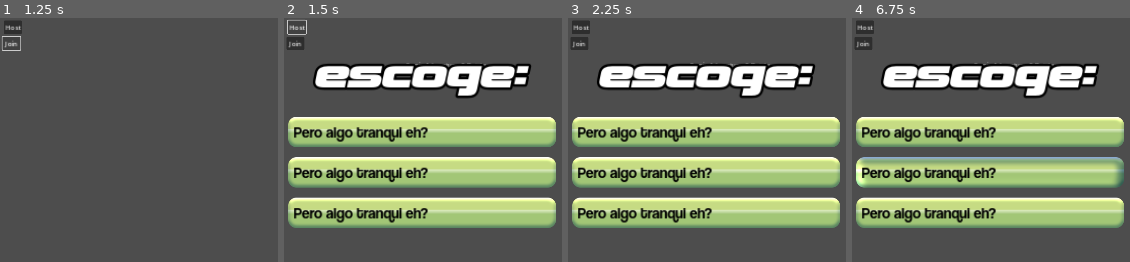
Above: before the commit, frames 1-4 (left to right).
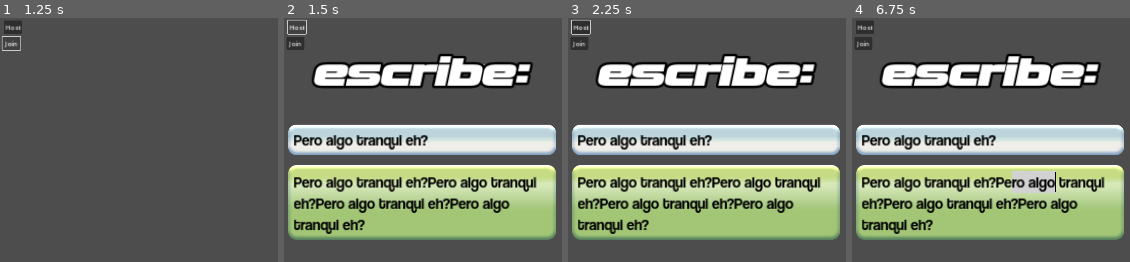
Above: after the commit, the same moments.

Repository: RNGSSB/bubble-tinder
Game: Godot game, scene res://multiplayer_test.tscn
Same seed, same stepped clock (60 frames per second), same inputs: the game is played once before the commit and once after it. This scene is started directly instead of the project's main scene.
Inputs (mouse positions are in pixels of both pictures, inside the frame that each line leads up to):
- Up to frame 1 (1.25 s): click "Join" at 0.5 s
- Up to frame 2 (1.5 s): click "Host" at 1.25 s
- Up to frame 3 (2.25 s): click (707, 132) at 2.02 s
- Up to frame 4 (6.75 s): move the mouse to (outside the picture) at 2.77 s; hold Right (ui_right) 2.78-3.5 s; hold F 2.78-3.5 s; click (outside the picture) at 2.92 s; drag from (outside the picture) to (outside the picture) at 3.52 s; move the mouse to (outside the picture) at 4.27 s; hold Right (ui_right) 4.28-5 s; hold F 4.28-5 s; drag from (outside the picture) to (1013, 176) at 5.02 s; move the mouse to (outside the picture) at 5.77 s; hold Left (ui_left) 5.78-6.5 s; hold F 5.78-6.5 s; drag from (1013, 176) to (outside the picture) at 6.52 s

Frame 1 is identical in both runs. In frame 2, 49% of the frame differs, in the area x 1-98%, y 14-91%; in frame 3, 49%; in frame 4, 49%.
Error before the commit: Invalid access to property or key 'prompts' on a base object of type 'Nil'. (res://marioteachestyping.gd:146)

Commit message:
yipieeee

Diff:
--- a/bubble-tinder/marioteachestyping.gd
+++ b/bubble-tinder/marioteachestyping.gd
@@ -20,6 +20,7 @@
 
 # Called when the node enters the scene tree for the first time.
 func _ready():
+	set_process_input(true)
 	ScoreManager.on_player_score.connect(on_score_updated)
 	CharacterManager.on_prompt_generated.connect(changeCurrentPrompt)
 	#if name == str(1):
@@ -42,6 +43,7 @@
 func _process(delta):
 	if ScoreManager.currentRound == 7:
 		if isJaja == false:
+			# Enter haha mode
 			playerText.focus_mode = 2
 			playerText.grab_focus()
 			answer_chosen.rpc()
@@ -53,7 +55,12 @@
 		answer2.get_node("Text Message").disabled = true
 		answer3.get_node("Text Message").disabled = true
 
-func _on_line_edit_text_submitted(new_text):
+func _input(ev):
+	if Input.is_key_pressed(KEY_ENTER) and is_multiplayer_authority():
+		_on_line_edit_text_submitted()
+
+func _on_line_edit_text_submitted():
+	var new_text = playerText.text
 	if isJaja == false:
 		if(new_text == prompt):
 			print("YES!")
@@ -86,7 +93,8 @@
 	playerText.text = ""
 	# Generate a new prompt
 
-func _on_line_edit_text_changed(new_text):
+func _on_line_edit_text_changed():
+	var new_text = playerText.text
 	var idk = ""
 
 	if new_text.length() == prompt.length():
@@ -128,9 +136,10 @@
 	labelAwesome.text = idk
 
 func changeCurrentPrompt(prompt_number):
+	playerText.text = ""
 	rpc_change_prompt.rpc(prompt_number)
 
-@rpc("authority", "call_local", "reliable")
+@rpc("any_peer", "call_local", "reliable")
 func rpc_change_prompt(prompt_number):
 	prompt = "Select an answer"
 	playerText.focus_mode = 0
@@ -140,7 +149,8 @@
 	answer1.get_node("MarginContainer/RichTextLabel").text = CharacterManager.current_character.prompts[currentPrompt].answer1.answerText
 	answer2.get_node("MarginContainer/RichTextLabel").text = CharacterManager.current_character.prompts[currentPrompt].answer2.answerText
 	answer3.get_node("MarginContainer/RichTextLabel").text = CharacterManager.current_character.prompts[currentPrompt].answer3.answerText
-	show_options.rpc()
+	if ScoreManager.currentRound != 7:
+		show_options.rpc()
 
 func _on_answer_1_pressed():
 	prompt = CharacterManager.current_character.prompts[currentPrompt].answer1.answerText
--- a/bubble-tinder/marioteachestyping.tscn
+++ b/bubble-tinder/marioteachestyping.tscn
@@ -66,6 +66,10 @@
 corner_radius_bottom_right = 3
 corner_radius_bottom_left = 3
 corner_detail = 5
+
+[sub_resource type="StyleBoxEmpty" id="StyleBoxEmpty_hb4fi"]
+
+[sub_resource type="StyleBoxEmpty" id="StyleBoxEmpty_h6w4c"]
 
 [sub_resource type="Theme" id="Theme_elotl"]
 LineEdit/colors/caret_color = Color(0, 0, 0, 1)
@@ -91,6 +95,13 @@
 RichTextLabel/constants/text_highlight_h_padding = 18
 RichTextLabel/font_sizes/normal_font_size = 37
 RichTextLabel/fonts/normal_font = ExtResource("4_mjxir")
+TextEdit/colors/caret_color = Color(0, 0, 0, 1)
+TextEdit/colors/font_color = Color(0, 0, 0, 1)
+TextEdit/colors/selection_color = Color(0.823212, 0.823212, 0.823212, 1)
+TextEdit/font_sizes/font_size = 37
+TextEdit/fonts/font = ExtResource("4_mjxir")
+TextEdit/styles/focus = SubResource("StyleBoxEmpty_hb4fi")
+TextEdit/styles/normal = SubResource("StyleBoxEmpty_h6w4c")
 
 [sub_resource type="StyleBoxTexture" id="StyleBoxTexture_r18xy"]
 texture = ExtResource("5_osslh")
@@ -181,7 +192,6 @@
 offset_bottom = 417.0
 
 [node name="Typing" type="VBoxContainer" parent="."]
-visible = false
 layout_mode = 2
 offset_top = 251.0
 offset_right = 663.0
@@ -227,6 +237,7 @@
 bbcode_enabled = true
 text = "Pero algo tranqui eh?"
 fit_content = true
+scroll_following = true
 
 [node name="Line Edit" type="MarginContainer" parent="Typing"]
 layout_mode = 2
@@ -248,18 +259,21 @@
 theme_override_constants/margin_right = 15
 theme_override_constants/margin_bottom = 15
 
-[node name="Line Edit" type="LineEdit" parent="Typing/Line Edit/MarginContainer"]
-layout_mode = 2
-theme = SubResource("Theme_elotl")
-text = "Pero algo tranqui eh?"
+[node name="Line Edit" type="TextEdit" parent="Typing/Line Edit/MarginContainer"]
+layout_mode = 2
+theme = SubResource("Theme_elotl")
+text = "Pero algo tranqui eh?Pero algo tranqui eh?Pero algo tranqui eh?Pero algo tranqui eh?"
 placeholder_text = "Escribe el mensaje aquí"
-expand_to_text_length = true
 context_menu_enabled = false
-clear_button_enabled = true
 shortcut_keys_enabled = false
 middle_mouse_paste_enabled = false
+wrap_mode = 1
+scroll_fit_content_height = true
+caret_blink = true
+text_direction = 1
 
 [node name="Options" type="VBoxContainer" parent="."]
+visible = false
 layout_mode = 1
 anchors_preset = 14
 anchor_top = 0.5
@@ -359,8 +373,8 @@
 [connection signal="pressed" from="Answer1" to="." method="_on_answer_1_pressed"]
 [connection signal="pressed" from="Answer2" to="." method="_on_answer_2_pressed"]
 [connection signal="pressed" from="Answer3" to="." method="_on_answer_3_pressed"]
+[connection signal="gutter_added" from="Typing/Line Edit/MarginContainer/Line Edit" to="." method="_on_line_edit_text_submitted"]
 [connection signal="text_changed" from="Typing/Line Edit/MarginContainer/Line Edit" to="." method="_on_line_edit_text_changed"]
-[connection signal="text_submitted" from="Typing/Line Edit/MarginContainer/Line Edit" to="." method="_on_line_edit_text_submitted"]
 [connection signal="pressed" from="Options/Option 1/Text Message" to="." method="_on_answer_1_pressed"]
 [connection signal="pressed" from="Options/Option 2/Text Message" to="." method="_on_answer_2_pressed"]
 [connection signal="pressed" from="Options/Option 3/Text Message" to="." method="_on_answer_3_pressed"]
--- a/bubble-tinder/multiplayer_manager.gd
+++ b/bubble-tinder/multiplayer_manager.gd
@@ -40,7 +40,7 @@
 			$"../StateMachine".rpc("change_state", "Setup")
 
 func _on_join_pressed():
-	peer.create_client("169.254.212.37", 80)
+	peer.create_client("localhost", 80)
 	multiplayer.multiplayer_peer = peer
 	print("I am a peer ..." + str(multiplayer.get_unique_id()))
 
--- a/bubble-tinder/text_message.tscn
+++ b/bubble-tinder/text_message.tscn
@@ -55,6 +55,10 @@
 corner_radius_bottom_left = 3
 corner_detail = 5
 
+[sub_resource type="StyleBoxEmpty" id="StyleBoxEmpty_hb4fi"]
+
+[sub_resource type="StyleBoxEmpty" id="StyleBoxEmpty_h6w4c"]
+
 [sub_resource type="Theme" id="Theme_elotl"]
 LineEdit/colors/caret_color = Color(0, 0, 0, 1)
 LineEdit/colors/clear_button_color = Color(0.875, 0.875, 0.875, 1)
@@ -79,6 +83,13 @@
 RichTextLabel/constants/text_highlight_h_padding = 18
 RichTextLabel/font_sizes/normal_font_size = 37
 RichTextLabel/fonts/normal_font = ExtResource("2_t0gu5")
+TextEdit/colors/caret_color = Color(0, 0, 0, 1)
+TextEdit/colors/font_color = Color(0, 0, 0, 1)
+TextEdit/colors/selection_color = Color(0.823212, 0.823212, 0.823212, 1)
+TextEdit/font_sizes/font_size = 37
+TextEdit/fonts/font = ExtResource("2_t0gu5")
+TextEdit/styles/focus = SubResource("StyleBoxEmpty_hb4fi")
+TextEdit/styles/normal = SubResource("StyleBoxEmpty_h6w4c")
 
 [node name="Text Message" type="MarginContainer"]
 theme = SubResource("Theme_me1rh")
Not shown: 1 places in bubble-tinder/marioteachestyping.tscn that only renumber resources
Not shown: 1 places in bubble-tinder/text_message.tscn that only renumber resources
